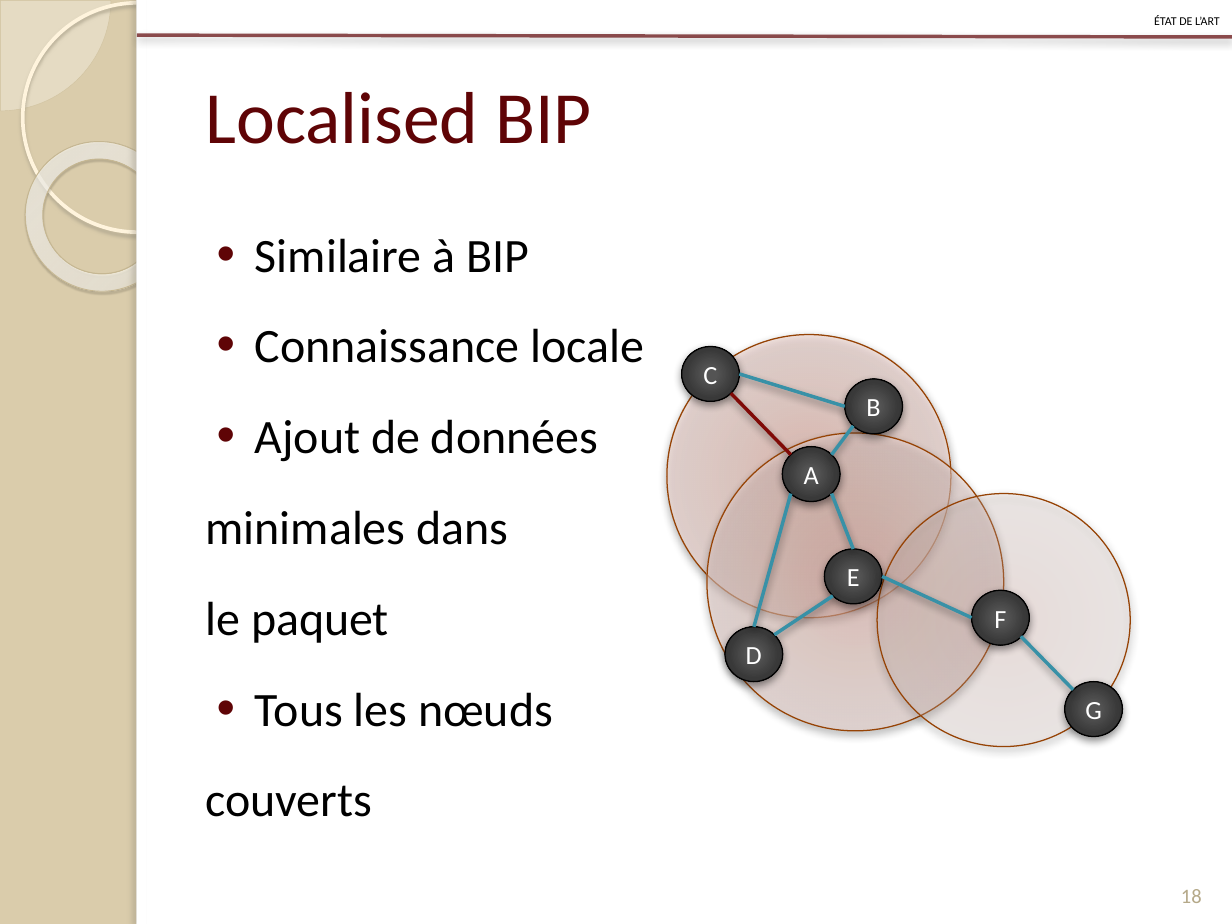
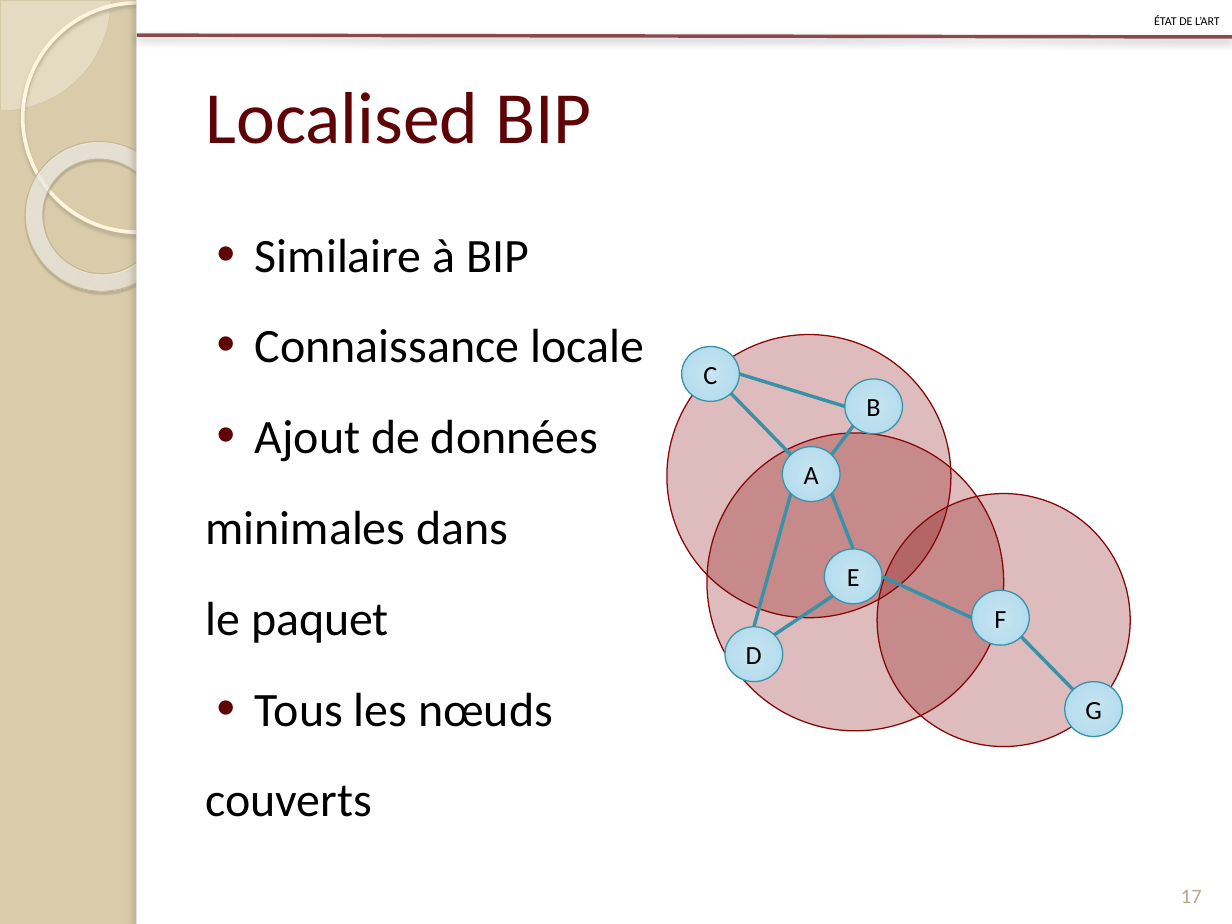
Before and after one commit to Patre/Energy-saving-in-sensors--networks, a slide deck: slide 17 of Redaction/Presentation/pres.pptx (slide 18 before the commit). Drawn at 1232x924 pixels with LibreOffice and Linux fonts; fonts in the diff are those of the drawing. Boxes give left, top, right and bottom in pixels: in the first picture for what was removed or moved away, otherwise in the second. Text is boxed around its words. In the diff, an @@ line names an element or a change of style, - is before the commit and + after.

```diff
--- a/Redaction/Presentation/pres.pptx
+++ b/Redaction/Presentation/pres.pptx
@@ line (731, 393) - (791, 455): stroke #800A07 2 pt to #3891A7 2 pt @@
@@ fill gradient #EAB1A6 to #EFC9C2 to #FAEAE7 to #860608 at 27% opacity; outline #964305 0.75 pt to #860608 0.75 pt; shadow off in 3 elements at (667, 335, 951, 618), (707, 432, 1004, 731), (877, 494, 1130, 747) @@
@@ text colour #FFFFFF to #000000; fill gradient #555555 to #393939 to #262626 to #000000 to gradient #C9E6F2 to #BBE0EF to #A4D8ED to #9BD7EE; outline #000000 0.75 pt to #3891A7 0.75 pt; shadow off in 7 elements at (782, 447, 840, 503), (845, 379, 903, 435), (681, 346, 739, 402), (726, 627, 784, 683), (824, 549, 882, 605), (972, 590, 1030, 646), (1064, 681, 1122, 737) @@
@@ page number at (1181, 890, 1202, 903): text changed @@
-18
+17
```
Also in this commit, not shown: 12 other slides changed, 10 slides added, 4 slides removed, 8 other files.
